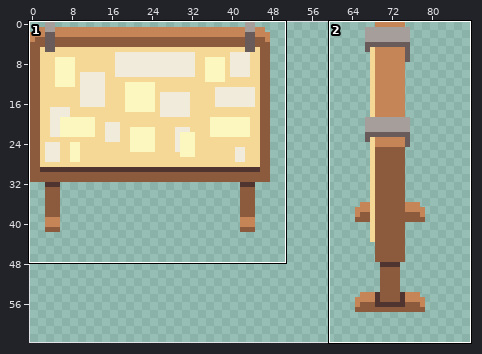
Pixel-art file: Assets/Sprites/Aseprite/Forniture.aseprite. Above, an overview of the earlier version with the close-up marked.
Close-up. Old version:
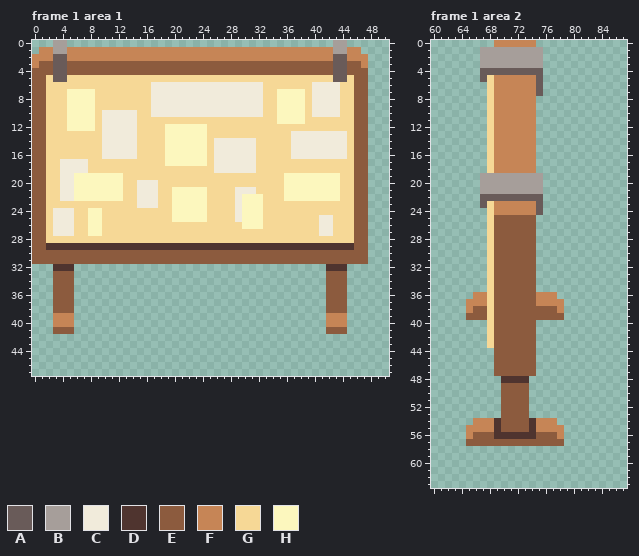
256x256 pixels, 6 frames. Colours within 5 levels of each other are drawn and written as one. Shown: frame 1 area 1: x 0..50, y 0..47; frame 1 area 2: x 60..87, y 0..63. The wide view leaves out empty margins. The commit also changed other frames or places, which this record leaves out.
Palette (. is transparent): A #695b59  B #a69e9a  C #f1ebdb  D #4f342f  E #8c5b3e  F #c68556  G #f6d896  H #fcf7be
And afterwards:
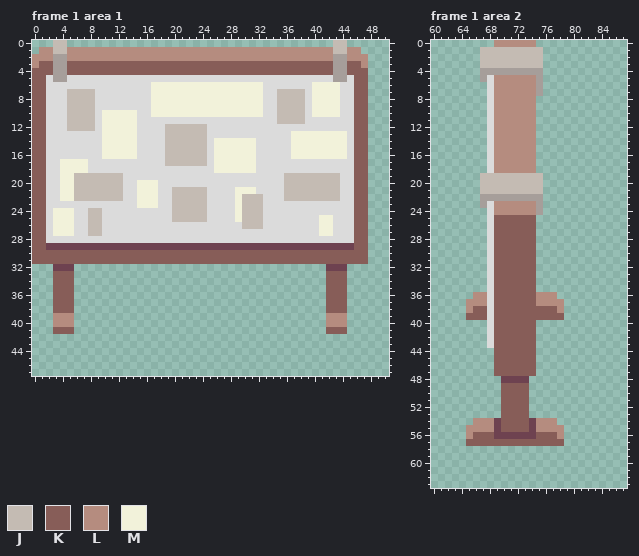
Colours new in this view: J #c4bbb3  K #875d58  L #b58c7f  M #f2f2da
The edit:
colour A: #695b59 -> #696570
colour D: #4f342f -> #6e4250
colour G: #f6d896 -> #dbdbdb
Changed rows in their new state; - is a pixel that keeps its letter.
Frame 1 area 1, layer "Layer 1":
first column x 0:
 0 ---JJ--------------------------------------JJ---
 1 -LLJJLLLLLLLLLLLLLLLLLLLLLLLLLLLLLLLLLLLLLLJJLL-
 2 LLLBBLLLLLLLLLLLLLLLLLLLLLLLLLLLLLLLLLLLLLLBBLLL
 3 LKKBBKKKKKKKKKKKKKKKKKKKKKKKKKKKKKKKKKKKKKKBBKKL
 4 KKKBBKKKKKKKKKKKKKKKKKKKKKKKKKKKKKKKKKKKKKKBBKKK
 5 KK-BB--------------------------------------BB-KK
 6 KK---------------MMMMMMMMMMMMMMMM-------MMMM--KK
 7 KK---JJJJ--------MMMMMMMMMMMMMMMM--JJJJ-MMMM--KK
 8 KK---JJJJ--------MMMMMMMMMMMMMMMM--JJJJ-MMMM--KK
 9 KK---JJJJ--------MMMMMMMMMMMMMMMM--JJJJ-MMMM--KK
10 KK---JJJJ-MMMMM--MMMMMMMMMMMMMMMM--JJJJ-MMMM--KK
11 KK---JJJJ-MMMMM--------------------JJJJ-------KK
12 KK---JJJJ-MMMMM----JJJJJJ---------------------KK
13 KK--------MMMMM----JJJJJJ------------MMMMMMMM-KK
14 KK--------MMMMM----JJJJJJ-MMMMMM-----MMMMMMMM-KK
15 KK--------MMMMM----JJJJJJ-MMMMMM-----MMMMMMMM-KK
16 KK--------MMMMM----JJJJJJ-MMMMMM-----MMMMMMMM-KK
17 KK--MMMM-----------JJJJJJ-MMMMMM--------------KK
18 KK--MMMM------------------MMMMMM--------------KK
19 KK--MMJJJJJJJ-----------------------JJJJJJJJ--KK
20 KK--MMJJJJJJJ--MMM------------------JJJJJJJJ--KK
21 KK--MMJJJJJJJ--MMM--JJJJJ----MMM----JJJJJJJJ--KK
22 KK--MMJJJJJJJ--MMM--JJJJJ----MJJJ---JJJJJJJJ--KK
23 KK-------------MMM--JJJJJ----MJJJ-------------KK
24 KK-MMM--JJ----------JJJJJ----MJJJ-------------KK
25 KK-MMM--JJ----------JJJJJ----MJJJ--------MM---KK
26 KK-MMM--JJ--------------------JJJ--------MM---KK
27 KK-MMM--JJ-------------------------------MM---KK
28 KK--------------------------------------------KK
29 KK--------------------------------------------KK
30 KKKKKKKKKKKKKKKKKKKKKKKKKKKKKKKKKKKKKKKKKKKKKKKK
31 KKKKKKKKKKKKKKKKKKKKKKKKKKKKKKKKKKKKKKKKKKKKKKKK
33 ---KKK------------------------------------KKK---
34 ---KKK------------------------------------KKK---
35 ---KKK------------------------------------KKK---
36 ---KKK------------------------------------KKK---
37 ---KKK------------------------------------KKK---
38 ---KKK------------------------------------KKK---
39 ---LLL------------------------------------LLL---
40 ---LLL------------------------------------LLL---
41 ---KKK------------------------------------KKK---
Frame 1 area 2, layer "Layer 1":
first column x 65:
 0 ----LLLLLL----
 1 --JJJJJJJJJ---
 2 --JJJJJJJJJ---
 3 --JJJJJJJJJ---
 4 --BBBBBBBBB---
 5 --B-LLLLLLB---
 6 ----LLLLLLB---
 7 ----LLLLLLB---
 8 ----LLLLLL----
 9 ----LLLLLL----
10 ----LLLLLL----
11 ----LLLLLL----
12 ----LLLLLL----
13 ----LLLLLL----
14 ----LLLLLL----
15 ----LLLLLL----
16 ----LLLLLL----
17 ----LLLLLL----
18 ----LLLLLL----
19 --JJJJJJJJJ---
20 --JJJJJJJJJ---
21 --JJJJJJJJJ---
22 --BBBBBBBBB---
23 --B-LLLLLLB---
24 ----LLLLLLB---
25 ----KKKKKK----
26 ----KKKKKK----
27 ----KKKKKK----
28 ----KKKKKK----
29 ----KKKKKK----
30 ----KKKKKK----
31 ----KKKKKK----
32 ----KKKKKK----
33 ----KKKKKK----
34 ----KKKKKK----
35 ----KKKKKK----
36 -LL-KKKKKKLLL-
37 LLL-KKKKKKLLLL
38 LKK-KKKKKKKKKL
39 KKK-KKKKKKKKKK
40 ----KKKKKK----
41 ----KKKKKK----
42 ----KKKKKK----
43 ----KKKKKK----
44 ----KKKKKK----
45 ----KKKKKK----
46 ----KKKKKK----
47 ----KKKKKK----
49 -----KKKK-----
50 -----KKKK-----
51 -----KKKK-----
52 -----KKKK-----
53 -----KKKK-----
54 -LLL-KKKK-LLL-
55 LLLL-KKKK-LLLL
56 LKKK------KKKL
57 KKKKKKKKKKKKKK
